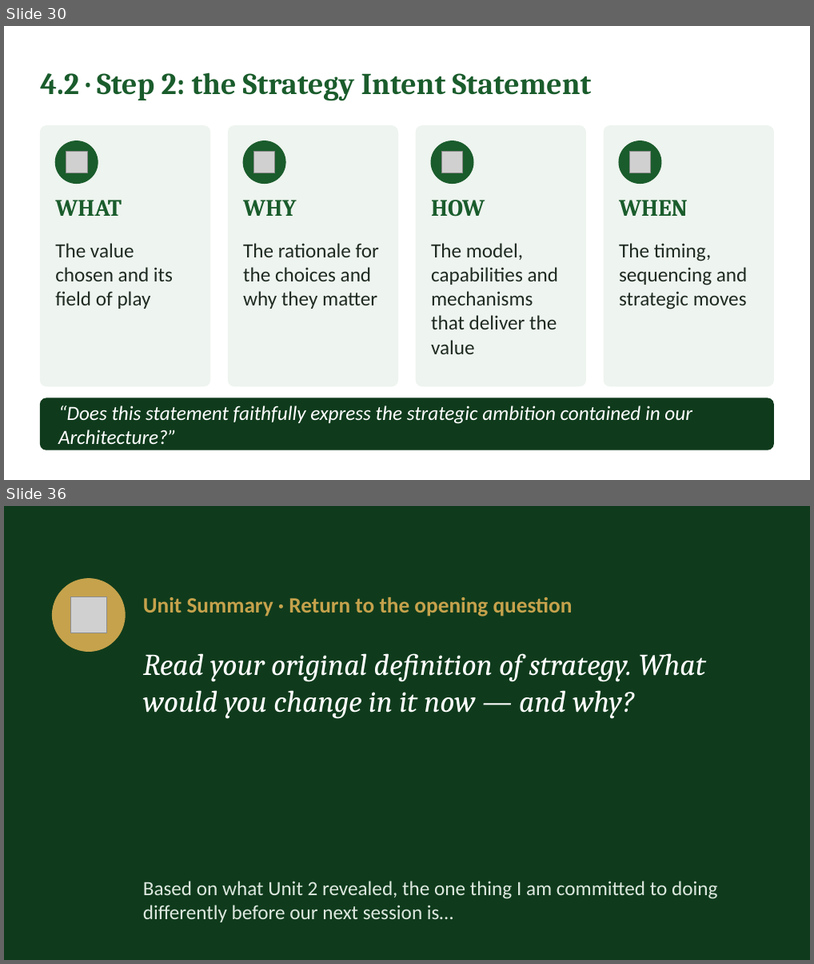
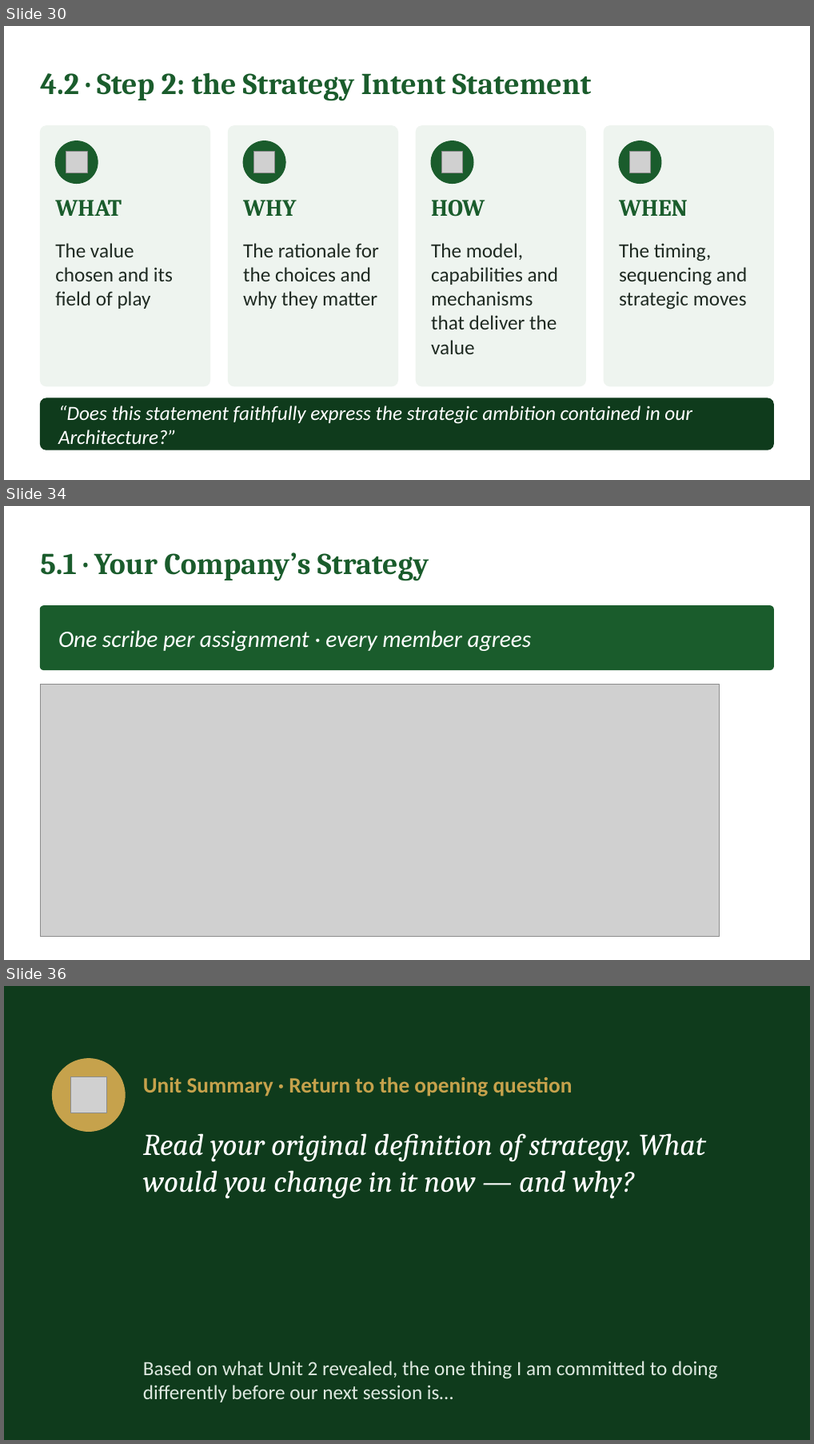
Before and after one commit to IBSL26/ibsl-platform, a slide deck: Unit decks/Unit 02 - Strategy Visioning & Success in Practice (SiP).pptx. Shown one above the other, each under a label of ours: slides 30 and 36 before the commit, slides 30, 34 and 36 after it; the slides between them are not shown. The pictures are 814x964 and 814x1444 pixels, drawn with LibreOffice and Linux fonts; fonts in the diff are those of the drawing; grey boxes stand for pictures. Boxes give left, top, right and bottom in pixels: in the first picture for what was removed or moved away, otherwise in the second. Text is boxed around its words. In the diff, an @@ line names an element or a change of style, - is before the commit and + after.

```diff
--- a/Unit decks/Unit 02 - Strategy Visioning & Success in Practice (SiP).pptx
+++ b/Unit decks/Unit 02 - Strategy Visioning & Success in Practice (SiP).pptx
@@ slide 34 added at (4,506,810,960), background #FFFFFF @@
@@ text added at (40,552,430,580), 36 pt, text #1A5C2C, bold @@
+5.1 · Your Company’s Strategy
@@ rounded rectangle added at (40,606,774,670), fill #1A5C2C, outline #1A5C2C 1 pt @@
@@ text added at (58,630,532,651), 28 pt, text #FFFFFF, italic @@
+One scribe per assignment · every member agrees
@@ picture added at (40,684,720,936) @@
```
Also in this commit, not shown: 9 slides changed, 1 slide removed, 43 other files.
